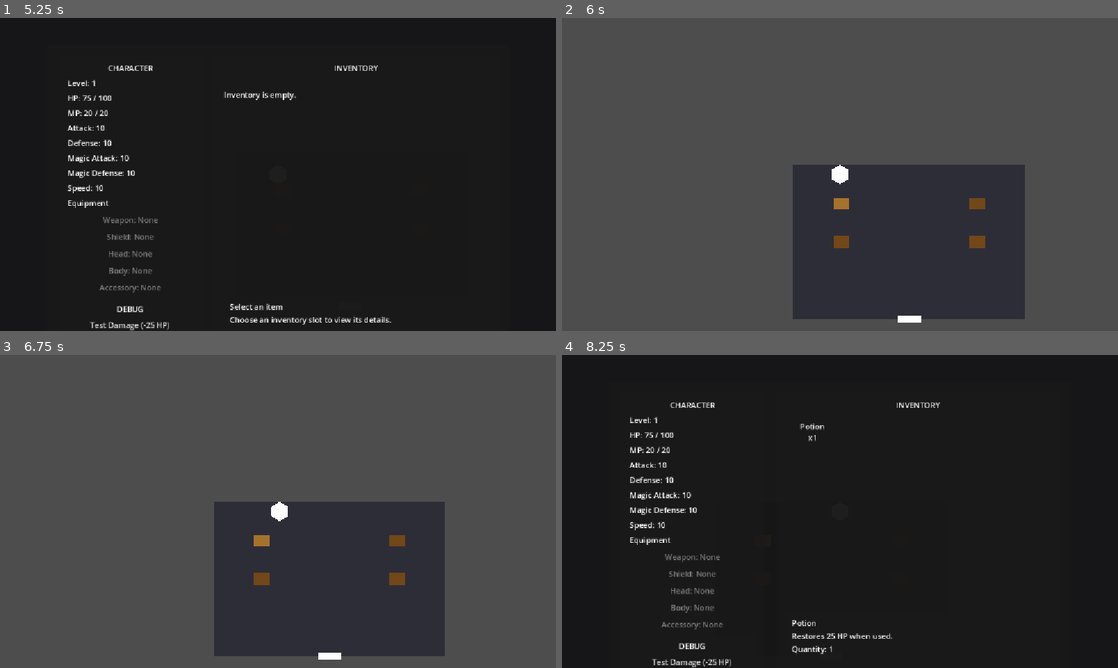
Above: before the commit, frames 1-4 (two rows, left to right).
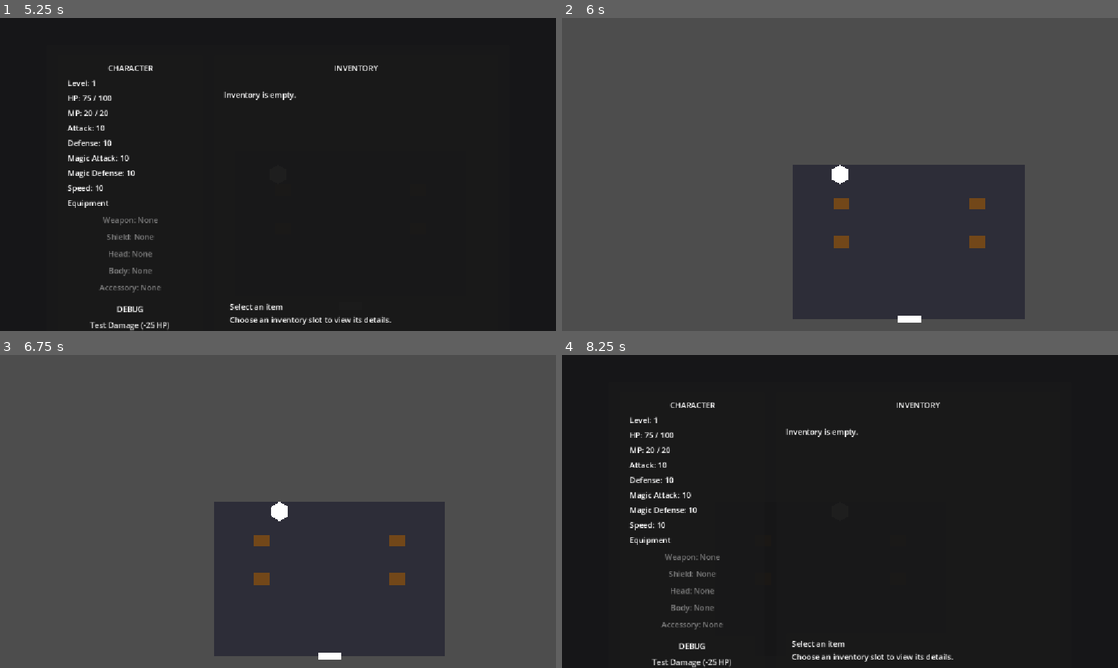
Above: after the commit, the same moments.

Repository: salexume94-pixel/Scripts
Game: Godot game, scene res://scenes/World.tscn
Two runs of this game, one before a commit and one after it. Both use one fixed random seed, a clock stepped at 60 frames per second and the inputs below.
Inputs (mouse positions are in pixels of both pictures, inside the frame that each line leads up to):
- Up to frame 1 (5.25 s): tap Enter at 0.5, 5 s; hold Up (ui_up) 0.53-2.03 s; tap E at 0.6, 1.35, 2.3, 3.6, 4.35 s; hold Left (ui_left) 2.03-2.75 s; tap I at 2.1, 3.5, 5.1 s; click "Test Damage (-25 HP)" at 2.75 s; hold Left (ui_left) 3.53-4.28 s; hold Down (ui_down) 4.28-5.03 s; hold Right (ui_right) from 5.03 s (still down)
- Up to frame 2 (6 s): tap E at 5.3, 5.85 s; tap I at 5.75 s; release Right (ui_right) at 5.78 s; hold Up (ui_up) from 5.78 s (still down)
- Up to frame 3 (6.75 s): tap Enter at 6.5 s; release Up (ui_up) at 6.53 s; hold Right (ui_right) from 6.53 s (still down); tap E at 6.6 s
- Up to frame 4 (8.25 s): tap I at 7.35 s; tap E at 7.55 s; release Right (ui_right) at 8 s; click (812, 433) at 8 s, where only the run before the commit has a clickable "Potion x1"

Frame 1 is identical in both runs. In frame 2, 0.1% of the frame differs, in the area x 48-52%, y 57-62%; in frame 3, 0.1%; in frame 4, 1.0%, in the area x 40-71%, y 21-98%.

Commit message:
Move Chest input to shared interaction system

Diff:
--- a/world/chest.gd
+++ b/world/chest.gd
@@ -26,28 +26,10 @@
 var is_opened: bool = false
 
 
-func _ready() -> void:
-	# Connect the interaction Area signals so the chest knows when the Player
-	# enters or leaves its interaction range.
-	$InteractionArea.body_entered.connect(_on_interaction_area_body_entered)
-	$InteractionArea.body_exited.connect(_on_interaction_area_body_exited)
-
-
-func _unhandled_input(event: InputEvent) -> void:
-	# Ignore input after the chest has already been opened.
-	if is_opened:
-		return
-
-	# Only accept the interaction key while the Player is within range.
-	if not player_in_range:
-		return
-
-	# The first chest test uses the E key directly.
-	# A shared interaction input system can replace this later without
-	# changing the chest's open/closed responsibilities.
-	if event is InputEventKey and event.pressed and not event.echo:
-		if event.keycode == KEY_E:
-			open_chest()
+func interact(_player: Node) -> void:
+	# The shared InteractionSystem calls this method when the Player presses E
+	# near the Chest. The Chest owns the reward and open-state behavior.
+	open_chest()
 
 
 func open_chest() -> void:
@@ -55,9 +37,9 @@
 	if is_opened:
 		return
 
-	# Find the Player from the current World scene. The Chest is a child of
-	# WorldContent while the Player is a sibling under the World root.
-	var player := get_tree().current_scene.get_node_or_null("Player")
+	# Find the active Player from the current gameplay scene. The interaction
+	# system already verified that this Chest is within interaction range.
+	var player: Node = get_tree().current_scene.get_node_or_null("Player")
 	if player == null:
 		return
 
